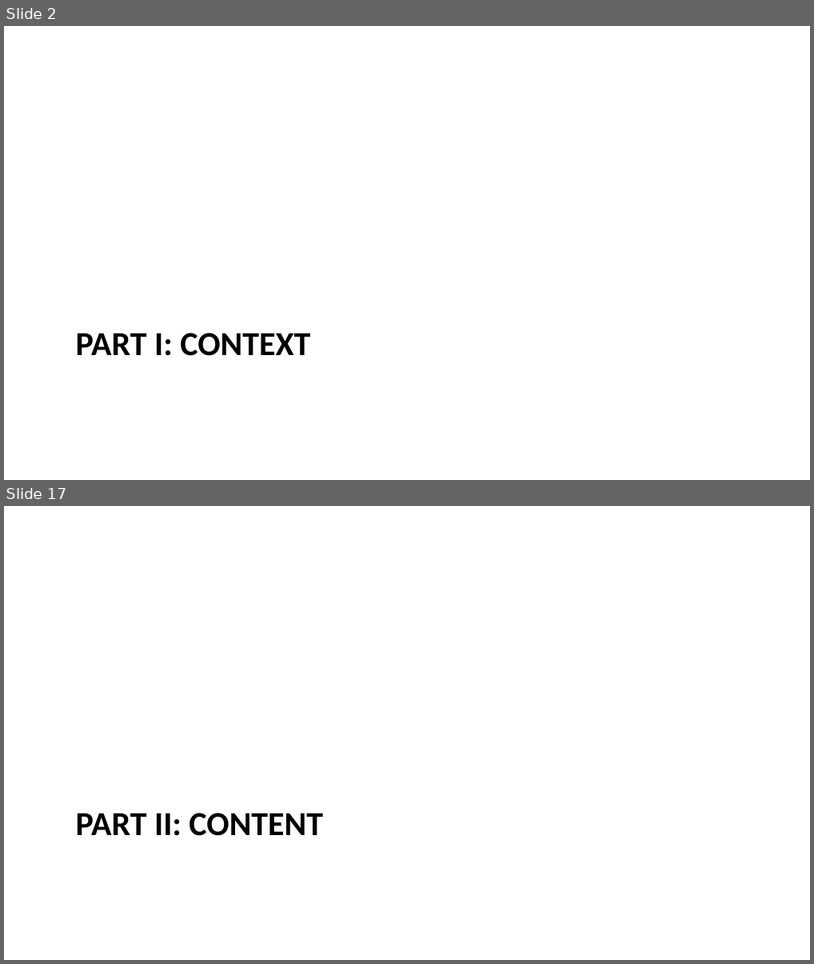
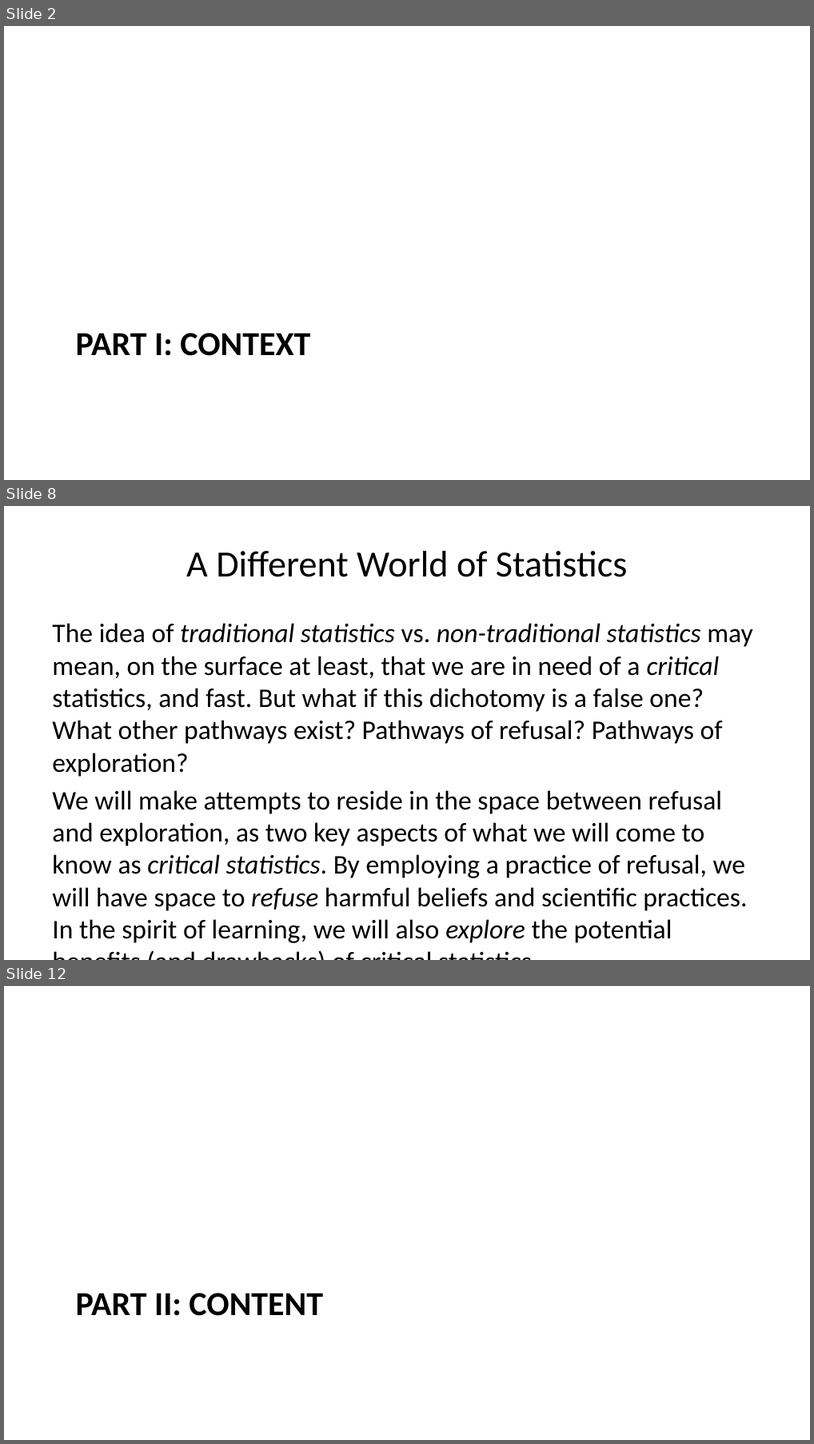
Before and after one commit to data-202/sp25, a slide deck: docs/weeks/week02.pptx. Shown one above the other, each under a label of ours: slides 2 and 17 before the commit, slides 2, 8 and 12 after it; the slides between them are not shown. The pictures are 814x964 and 814x1444 pixels, drawn with LibreOffice and Linux fonts; fonts in the diff are those of the drawing. Boxes give left, top, right and bottom in pixels: in the first picture for what was removed or moved away, otherwise in the second. Text is boxed around its words. In the diff, an @@ line names an element or a change of style, - is before the commit and + after.

```diff
--- a/docs/weeks/week02.pptx
+++ b/docs/weeks/week02.pptx
@@ slide 8 added at (x1=4, y1=506, x2=810, y2=960), background #FFFFFF @@
@@ title added at (x1=186, y1=551, x2=627, y2=577), 33 pt, text #000000 @@
+A Different World of Statistics
@@ text added at (x1=52, y1=623, x2=754, y2=943), 24 pt, text #000000 @@
+The idea of traditional statistics vs. non-traditional statistics may mean, on the surface at least, that we are in need of a critical statistics, and fast. But what if this dichotomy is a false one? What other pathways exist? Pathways of refusal? Pathways of exploration?
+We will make attempts to reside in the space between refusal and exploration, as two key aspects of what we will come to know as critical statistics. By employing a practice of refusal, we will have space to refuse harmful beliefs and scientific practices. In the spirit of learning, we will also explore the potential benefits (and drawbacks) of critical statistics.
+Traditional approaches to statistics
+Critical approaches to statistics require interdisciplinary thinking.
@@ what was slide 17 is now slide 12 @@
```
Also in this commit, not shown: 3 slides changed, 9 other slides added, 1 slide removed, 7 other files.
